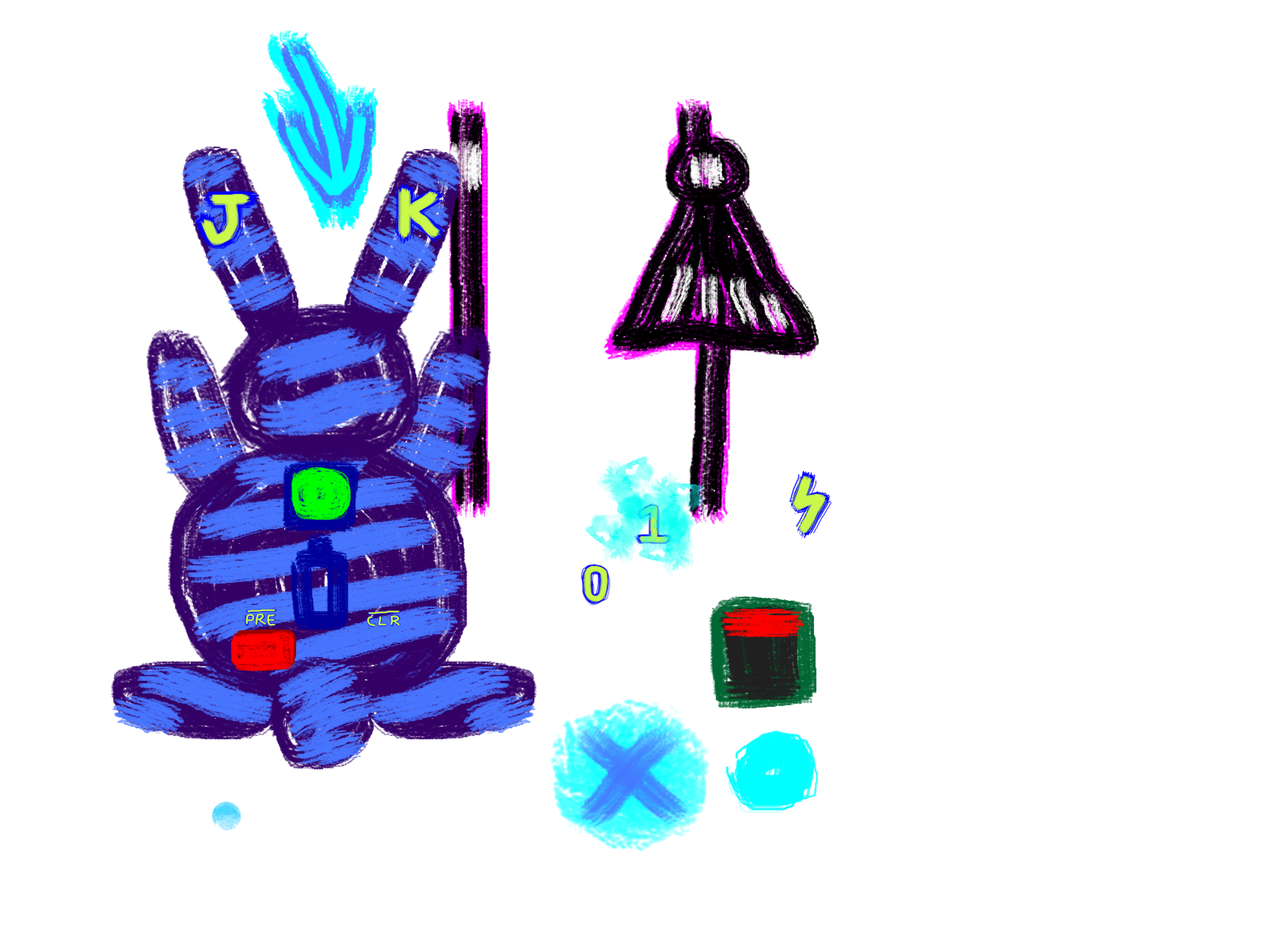
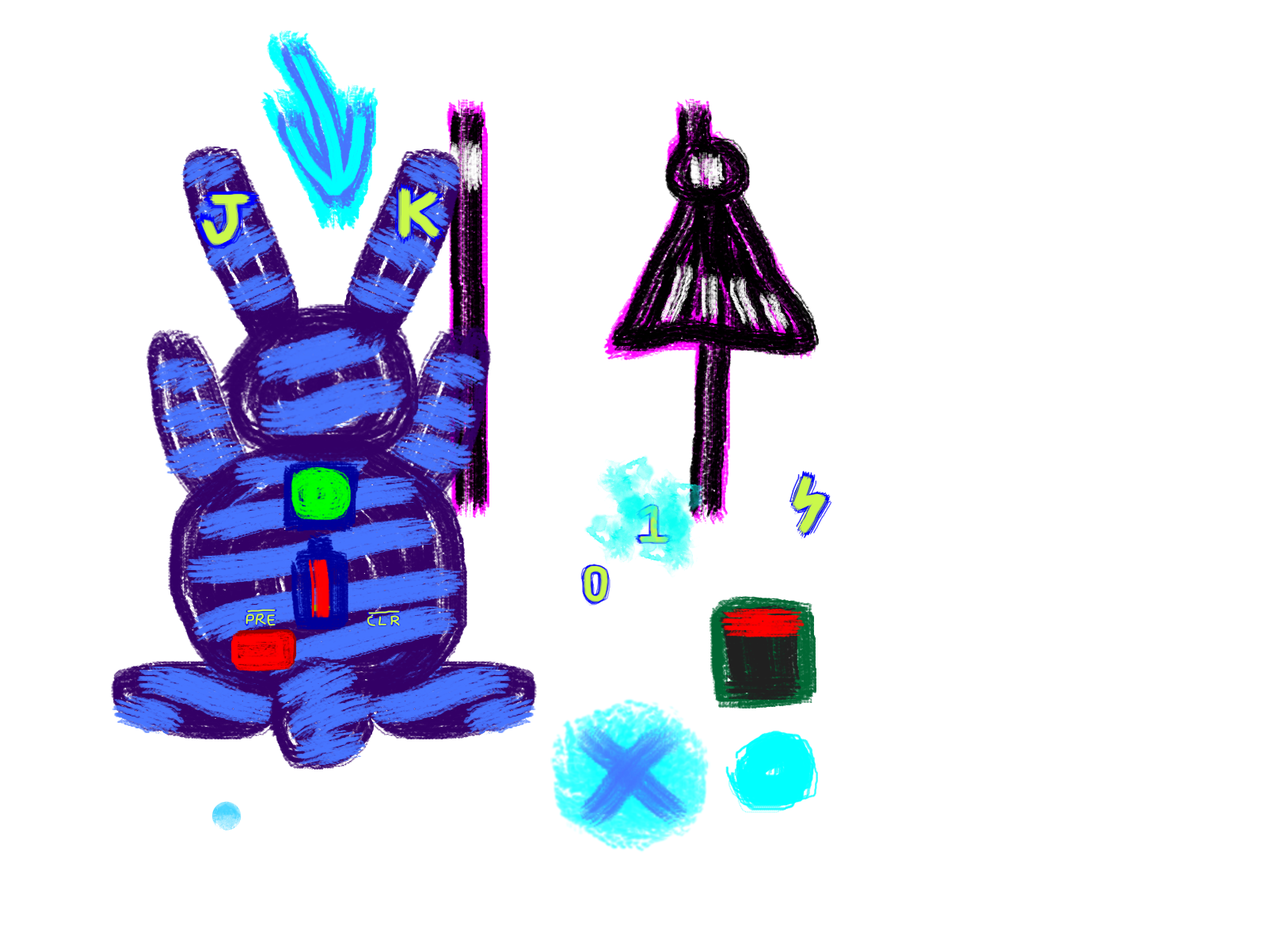
Revision of a layered 1267 x 950 image; what changed, layer by layer:
added layer "battery_bg" in group "And Then There Was One" over (x1=307, y1=558, x2=331, y2=619)
added layer "battery_level" in group "And Then There Was One" over (x1=307, y1=558, x2=331, y2=619)
